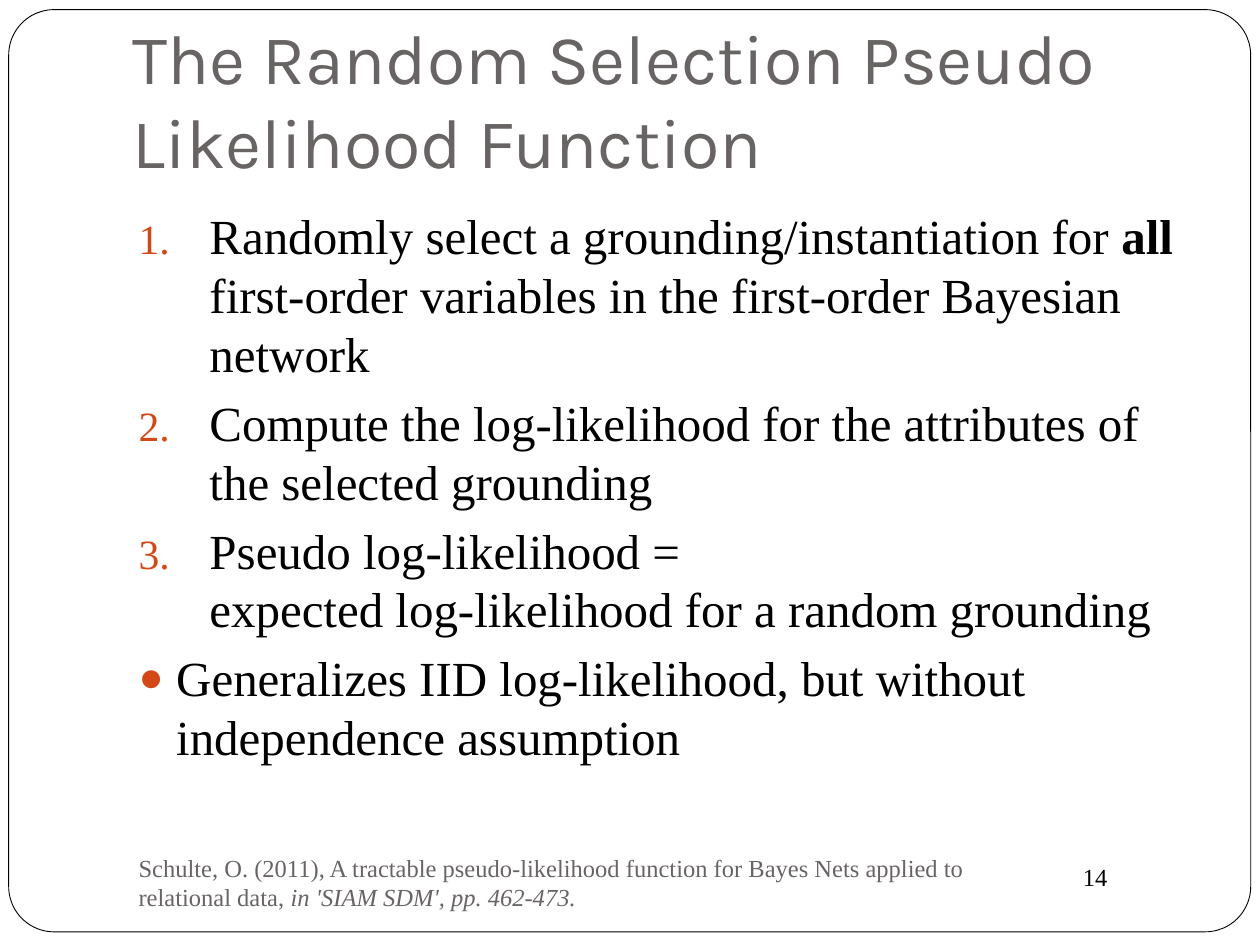
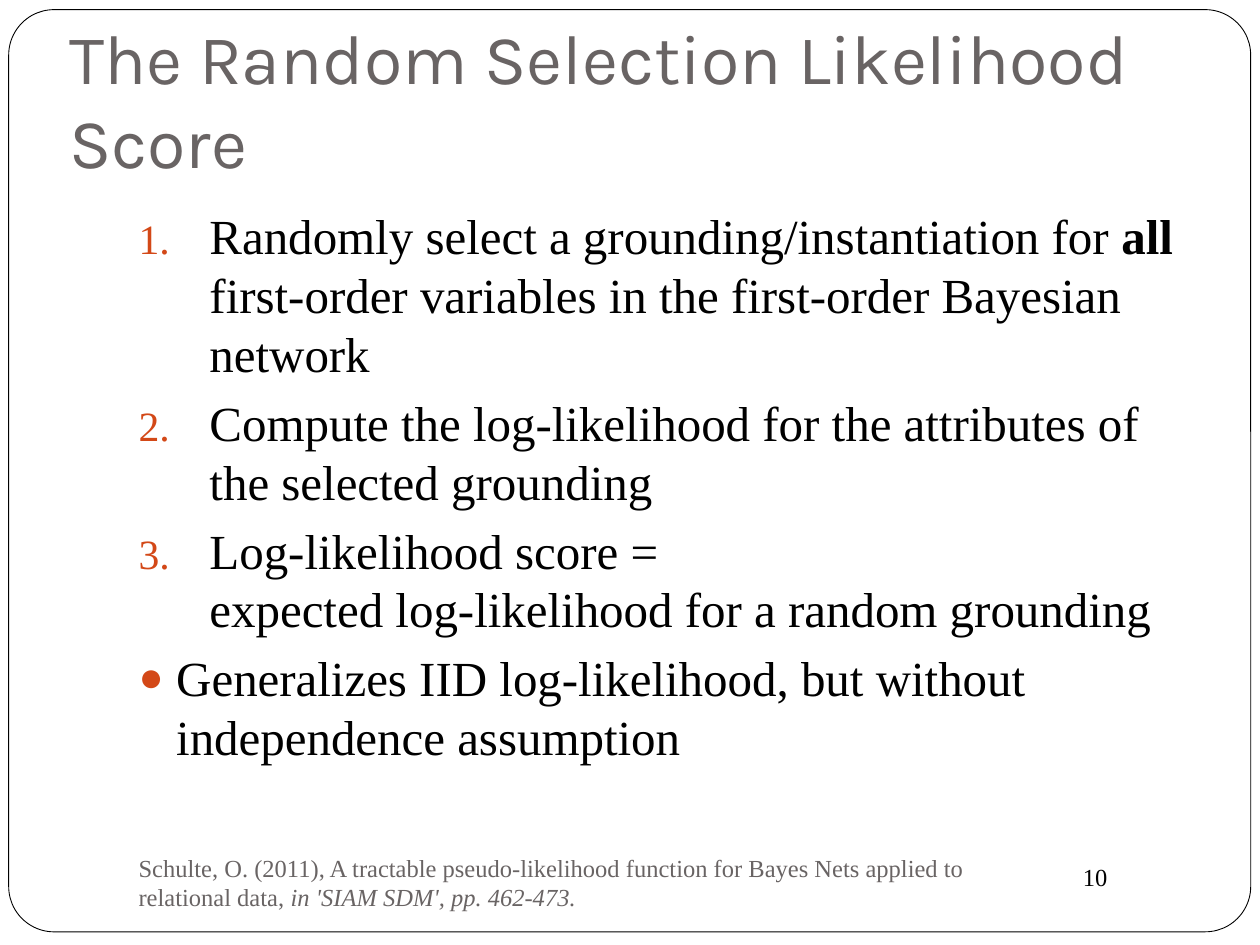
Before and after one commit to oschulte/srl-tutorial-slides, a slide deck: slide 10 of ch3-par-learning.pptx (slide 14 before the commit). Drawn at 1260x945 pixels with LibreOffice and Linux fonts; fonts in the diff are those of the drawing. Boxes give left, top, right and bottom in pixels: in the first picture for what was removed or moved away, otherwise in the second. Text is boxed around its words. In the diff, an @@ line names an element or a change of style, - is before the commit and + after.

```diff
--- a/ch3-par-learning.pptx
+++ b/ch3-par-learning.pptx
@@ title at [69, 36, 1127, 169]: text changed @@
-The Random Selection Pseudo Likelihood Function
+The Random Selection Likelihood Score
@@ text at [209, 535, 1151, 637]: text changed @@
-3. Pseudo log-likelihood =
-   expected log-likelihood for a random grounding
+3. Log-likelihood score =
+   expected log-likelihood for a random grounding
@@ page number at [1083, 869, 1108, 887]: text changed @@
-14
+10
```
Also in this commit, not shown: 13 other slides changed, 1 slide added, 7 slides removed.
